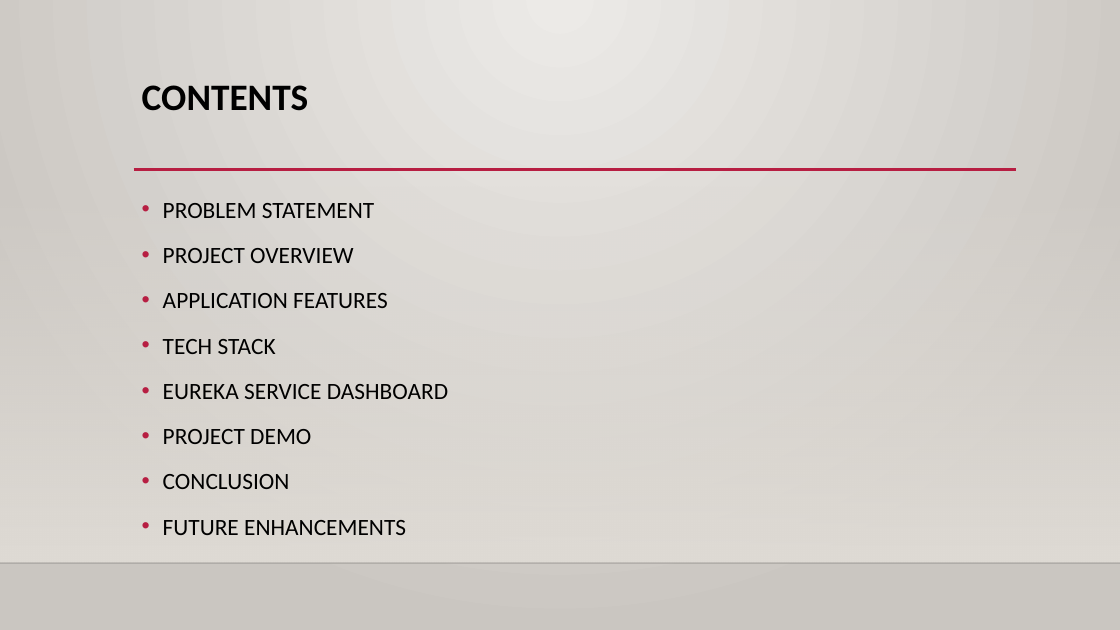
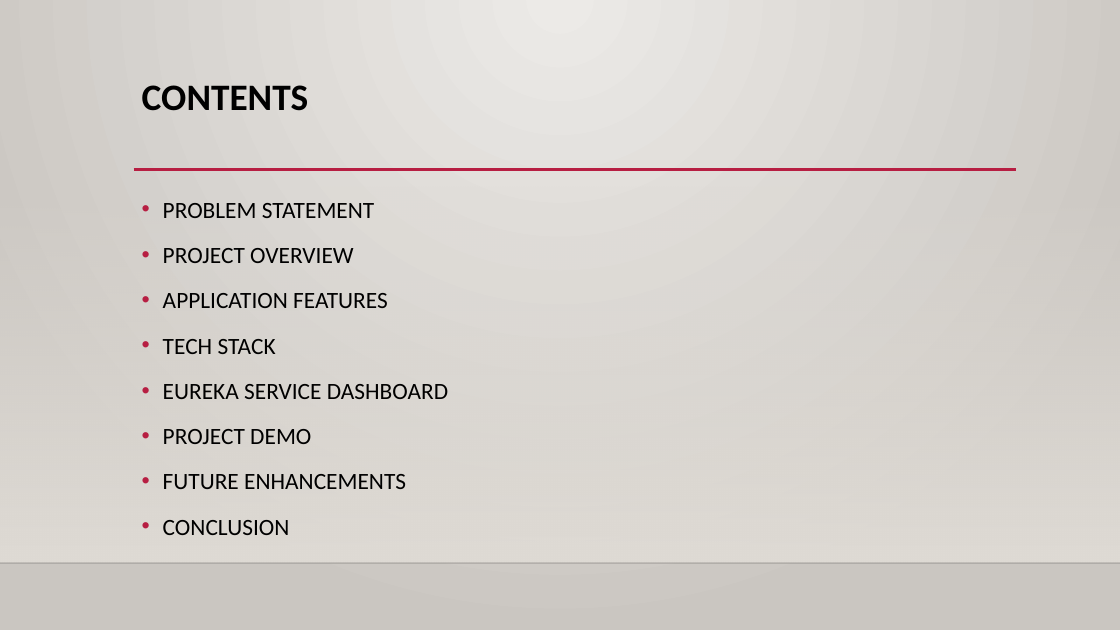
Before and after one commit to UST-Wave3-Project3/Documentation, a slide deck: slide 2 of BookEz.pptx. Drawn at 1120x630 pixels with LibreOffice and Linux fonts; fonts in the diff are those of the drawing; background and template pictures are left out. Boxes give left, top, right and bottom in pixels: in the first picture for what was removed or moved away, otherwise in the second. Text is boxed around its words. In the diff, an @@ line names an element or a change of style, - is before the commit and + after.

```diff
--- a/BookEz.pptx
+++ b/BookEz.pptx
@@ text at box(163, 474, 406, 489): paragraph added @@
+• FUTURE ENHANCEMENTS
@@ text at box(163, 520, 406, 535): paragraph removed @@
-• FUTURE ENHANCEMENTS
```
Also in this commit, not shown: 3 other slides changed.
